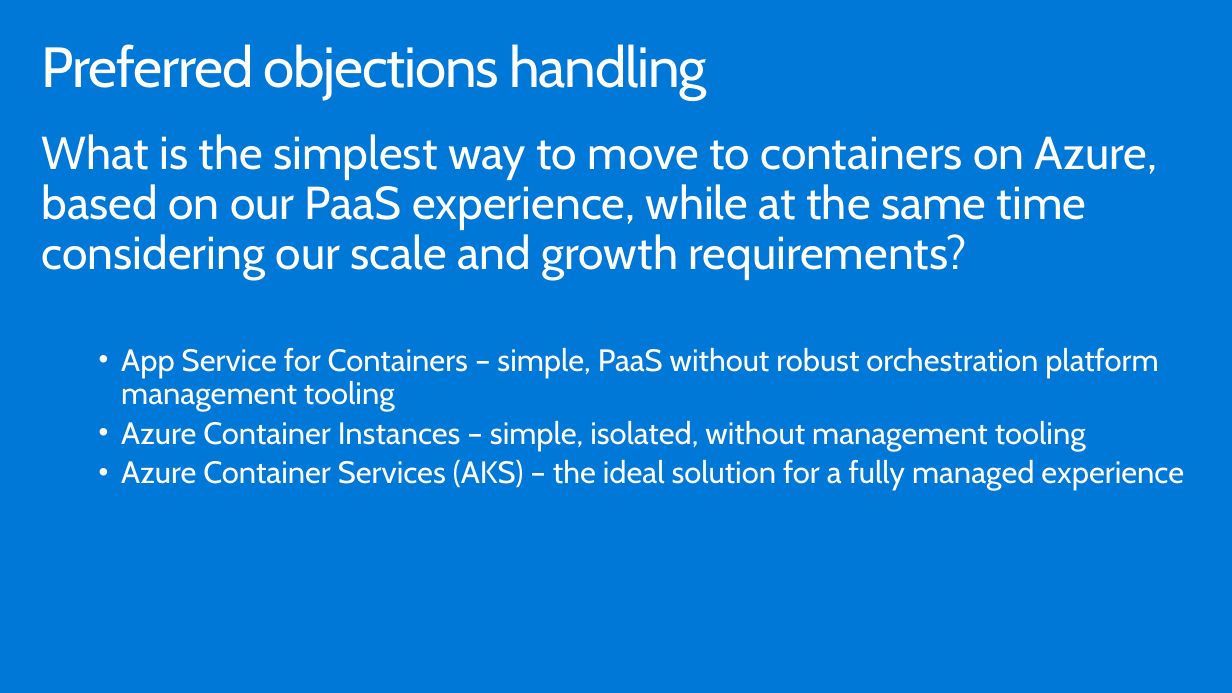
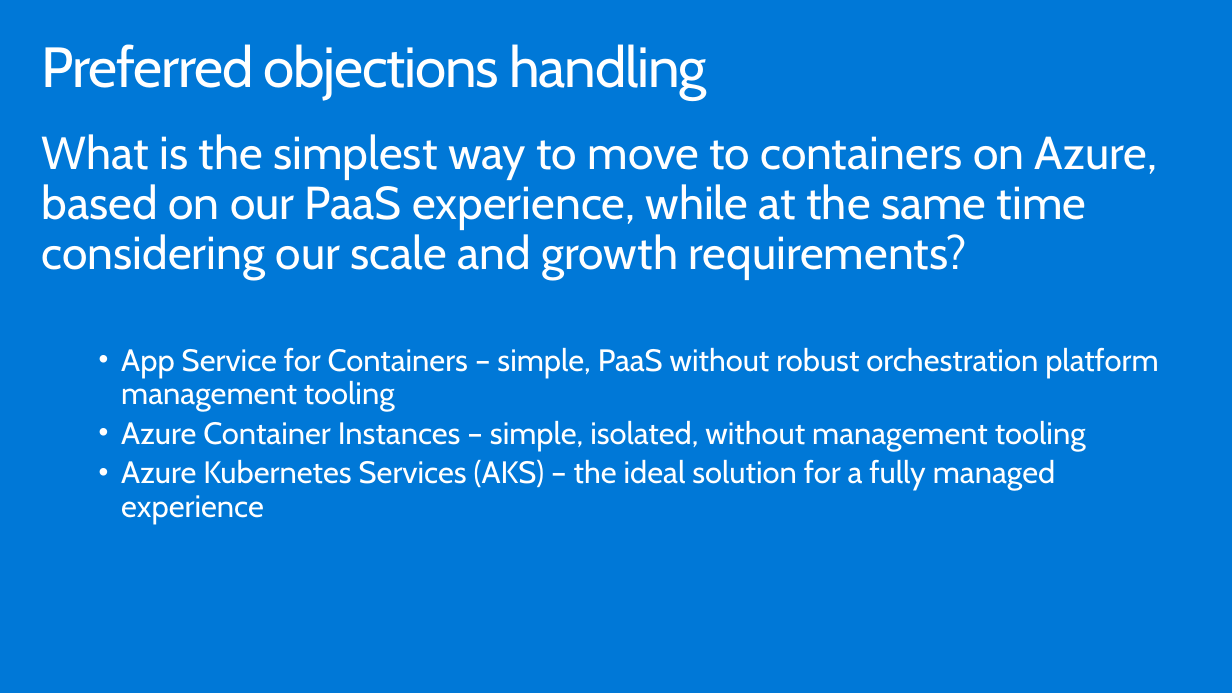
Before and after one commit to yaoshixin007/MCW-Containers-and-DevOps, a slide deck: slide 21 of WDS/Whiteboard design session trainer presentation - Containers and DevOps.pptx. Drawn at 1232x693 pixels with LibreOffice and Linux fonts; fonts in the diff are those of the drawing. Boxes give left, top, right and bottom in pixels: in the first picture for what was removed or moved away, otherwise in the second. Text is boxed around its words. In the diff, an @@ line names an element or a change of style, - is before the commit and + after.

```diff
--- a/WDS/Whiteboard design session trainer presentation - Containers and DevOps.pptx
+++ b/WDS/Whiteboard design session trainer presentation - Containers and DevOps.pptx
@@ text at (121, 459, 1056, 524): text changed @@
-    • Azure Container Services (AKS) – the ideal solution for a fully managed experience
+    • Azure Kubernetes Services (AKS) – the ideal solution for a fully managed experience
```
Also in this commit, not shown: 6 other slides changed.
